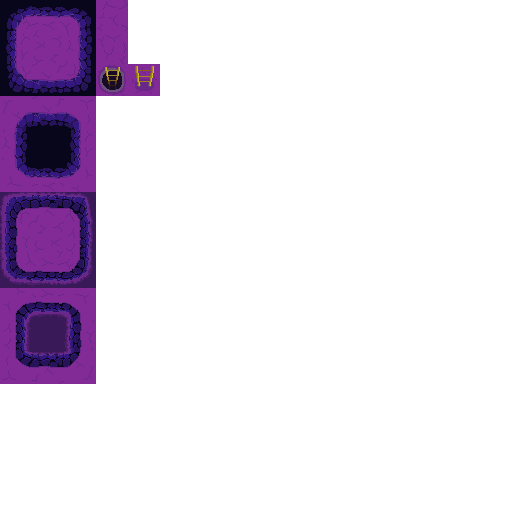
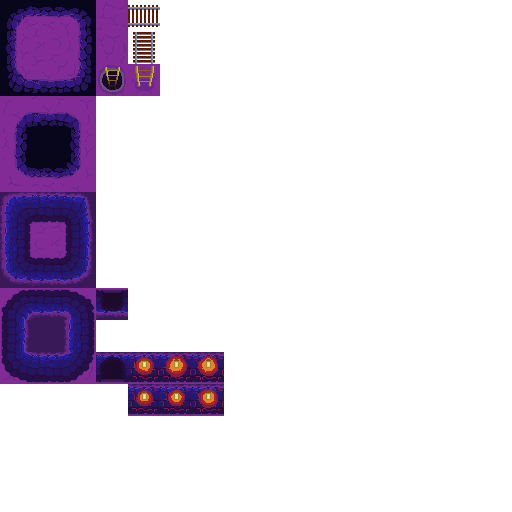
Before/after of a 512x512 layered artwork. What changed in the layer stack:
added layer "Pasted Layer #9" above "Background" over [128,5,160,64]
added layer "Layer" above "Pasted Layer #8" over [130,356,224,412]
added layer "Pasted Layer #8" above "Pasted Layer #7" over [192,384,224,416]
added layer "Pasted Layer #7" above "Pasted Layer #6" over [192,352,224,384]
added layer "Pasted Layer #6" above "Pasted Layer #5" over [160,384,192,416]
added layer "Pasted Layer #5" above "Pasted Layer #4" over [128,384,160,416]
added layer "Pasted Layer #4" above "Pasted Layer #3" over [160,352,192,384]
added layer "Pasted Layer #3" above "Pasted Layer #2" over [128,352,160,384]
added layer "Pasted Layer #2" above "Pasted Layer #1" over [96,288,128,320]
added layer "Pasted Layer #1" above "Pasted Layer" over [96,352,128,384]
painted on "Pasted Layer" over [1,195,95,384]
